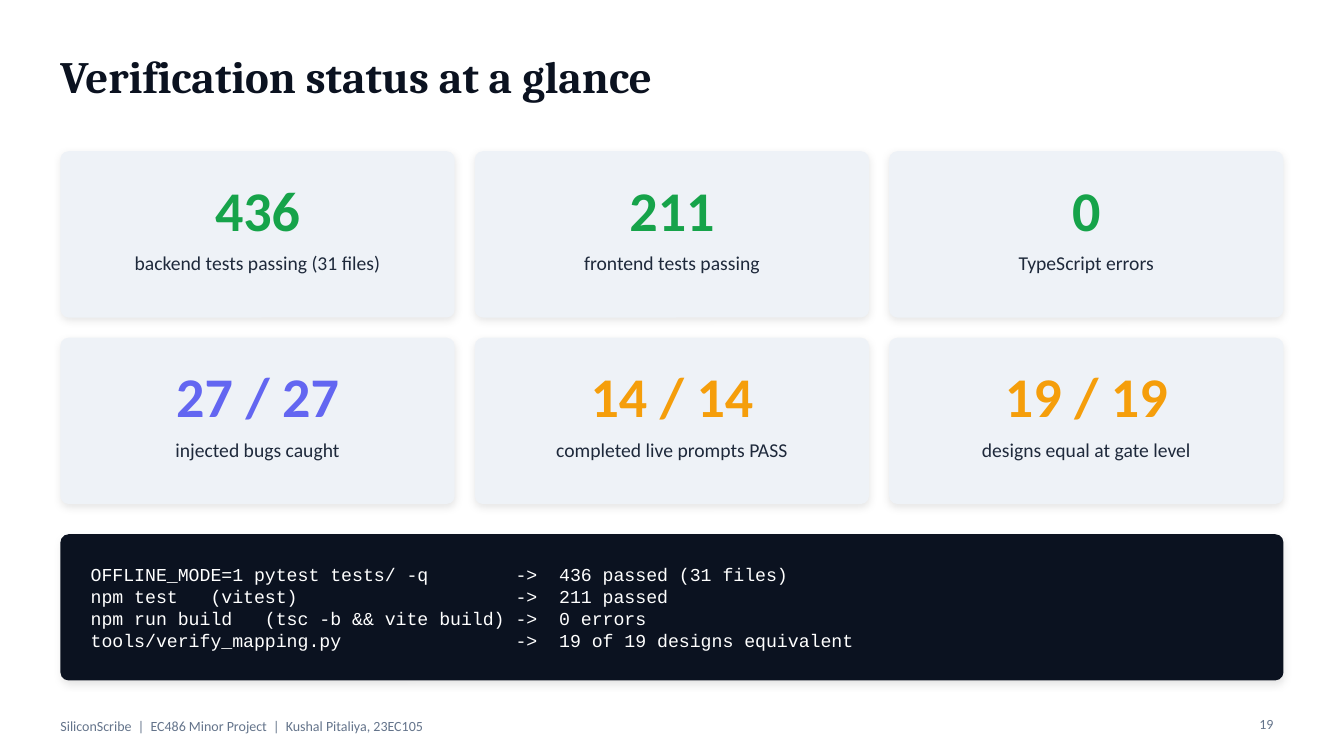
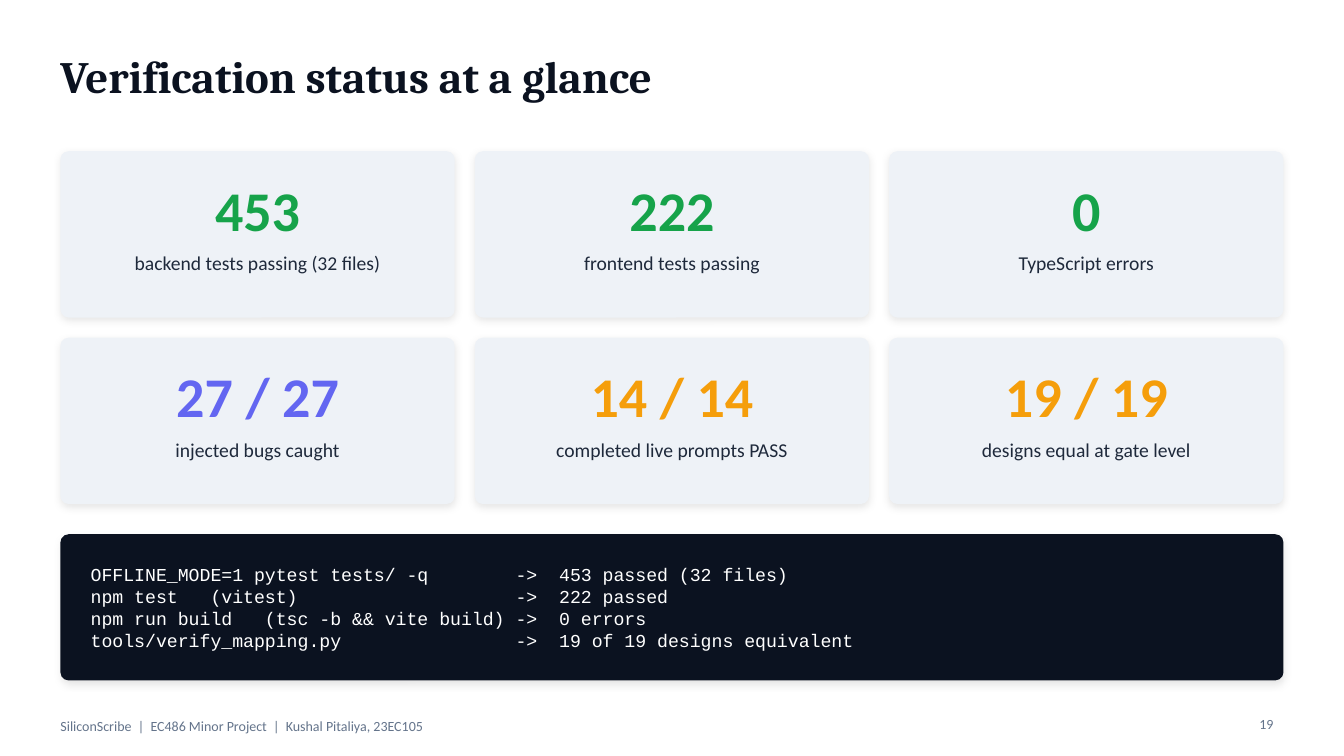
Before and after one commit to k-pitaliya/siliconscribe, a slide deck: slide 19 of docs/SiliconScribe_EC486_Presentation.pptx. Drawn at 1344x756 pixels with LibreOffice and Linux fonts; fonts in the diff are those of the drawing. Boxes give left, top, right and bottom in pixels: in the first picture for what was removed or moved away, otherwise in the second. Text is boxed around its words. In the diff, an @@ line names an element or a change of style, - is before the commit and + after.

```diff
--- a/docs/SiliconScribe_EC486_Presentation.pptx
+++ b/docs/SiliconScribe_EC486_Presentation.pptx
@@ text at bbox=[215, 194, 300, 232]: text changed @@
-436
+453
@@ text at bbox=[629, 194, 714, 231]: text changed @@
-211
+222
@@ text at bbox=[135, 256, 380, 274]: text changed @@
-backend tests passing (31 files)
+backend tests passing (32 files)
```
Also in this commit, not shown: 1 other slide changed, 15 other files.
